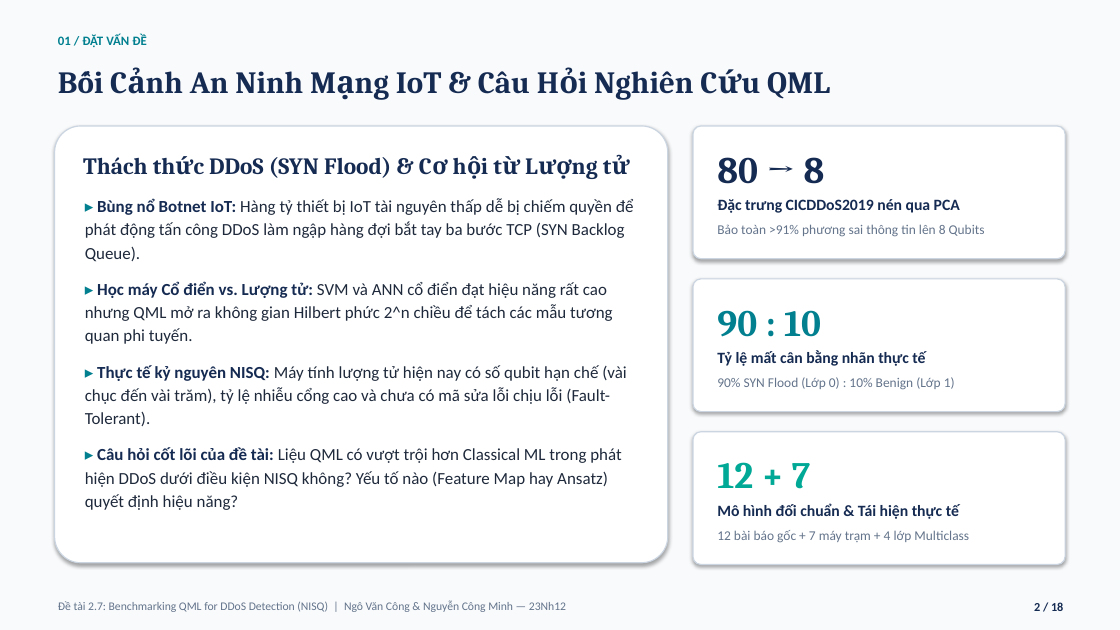
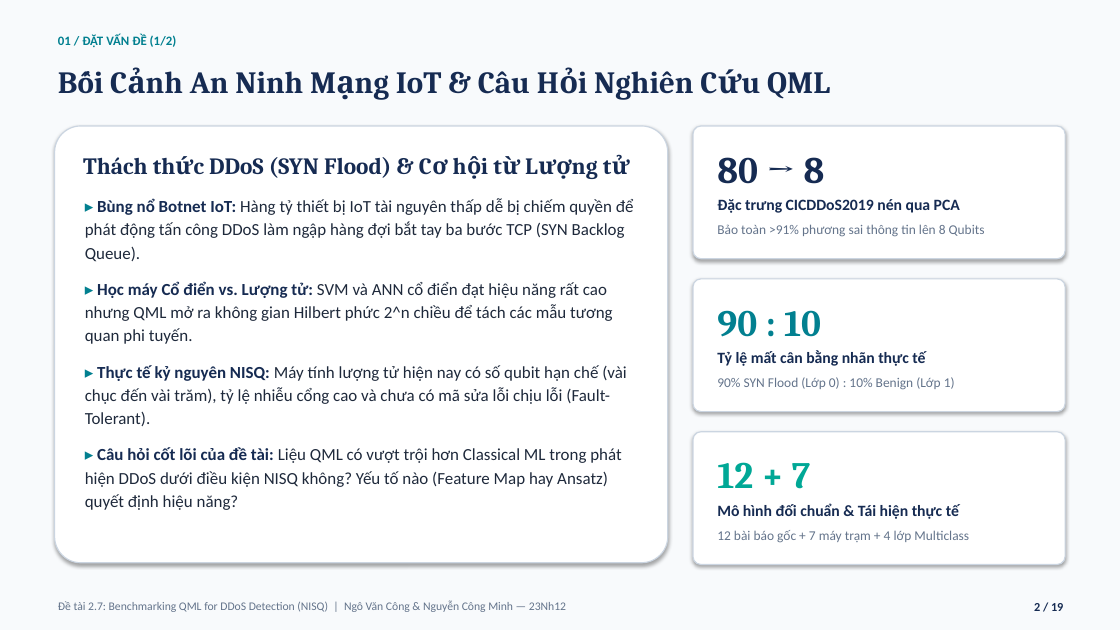
Before and after one commit to vcongggggg/qml-ddos, a slide deck: slide 2 of SLIDE_BAO_CAO_CUOI_KY_MHMM_DeTai_2_7_QML_DDoS_Cong_Minh.pptx. Drawn at 1120x630 pixels with LibreOffice and Linux fonts; fonts in the diff are those of the drawing. Boxes give left, top, right and bottom in pixels: in the first picture for what was removed or moved away, otherwise in the second. Text is boxed around its words. In the diff, an @@ line names an element or a change of style, - is before the commit and + after.

```diff
--- a/SLIDE_BAO_CAO_CUOI_KY_MHMM_DeTai_2_7_QML_DDoS_Cong_Minh.pptx
+++ b/SLIDE_BAO_CAO_CUOI_KY_MHMM_DeTai_2_7_QML_DDoS_Cong_Minh.pptx
@@ text at box(58, 35, 177, 47): text changed @@
-01 / ĐẶT VẤN ĐỀ
+01 / ĐẶT VẤN ĐỀ (1/2)
```
Also in this commit, not shown: 15 other slides changed, 1 slide added, 1 other file.
